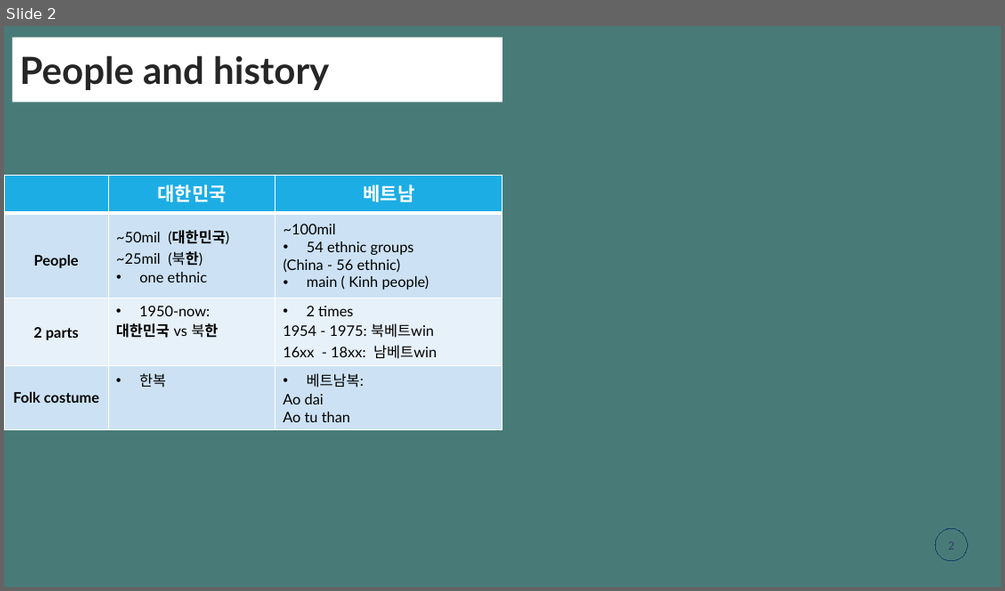
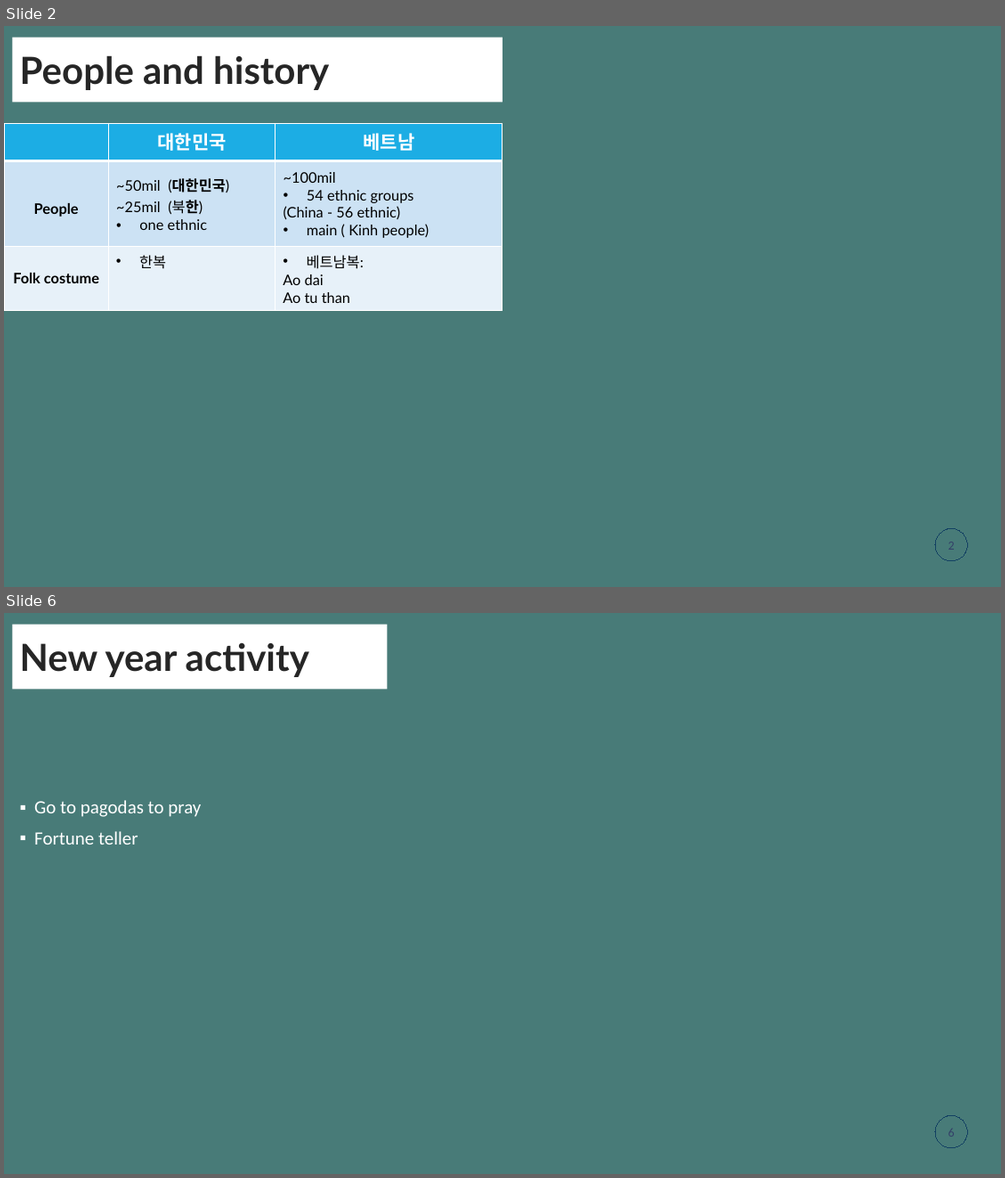
Before and after one commit to gemmanguen/Tetholidays, a slide deck: mducng_VN-KR.pptx. Shown one above the other, each under a label of ours: slide 2 before the commit, slides 2 and 6 after it; the slides between them are not shown. The pictures are 1005x591 and 1005x1178 pixels, drawn with LibreOffice and Linux fonts; fonts in the diff are those of the drawing. Boxes give left, top, right and bottom in pixels: in the first picture for what was removed or moved away, otherwise in the second. Text is boxed around its words. In the diff, an @@ line names an element or a change of style, - is before the commit and + after.

```diff
--- a/mducng_VN-KR.pptx
+++ b/mducng_VN-KR.pptx
@@ slide 6 added at (x1=4, y1=613, x2=1001, y2=1174), background #487B78 @@
@@ title added at (x1=12, y1=625, x2=387, y2=690), fill #FFFFFF, 36 pt, text #262626, bold @@
+New year activity
@@ text added at (x1=34, y1=800, x2=201, y2=844), 18 pt, text #FFFFFF @@
+▪ Go to pagodas to pray
+▪ Fortune teller
@@ page number added at (x1=935, y1=1116, x2=967, y2=1148), outline #134163 5 pt, 12 pt, text #344068 @@
+6
@@ slide 2 changed as well @@
@@ table at (x1=4, y1=123, x2=502, y2=306) @@
-row 3: 2 parts | 1950-now: / 대한민국 vs 북한 | 2 times / 1954 - 1975: 북베트win / 16xx - 18xx: 남베트win
@@ table resized from (x1=4, y1=175, x2=502, y2=426) to (x1=4, y1=123, x2=502, y2=306) @@
```
Also in this commit, not shown: 2 other slides changed, 6 other slides added, 2 other files.
